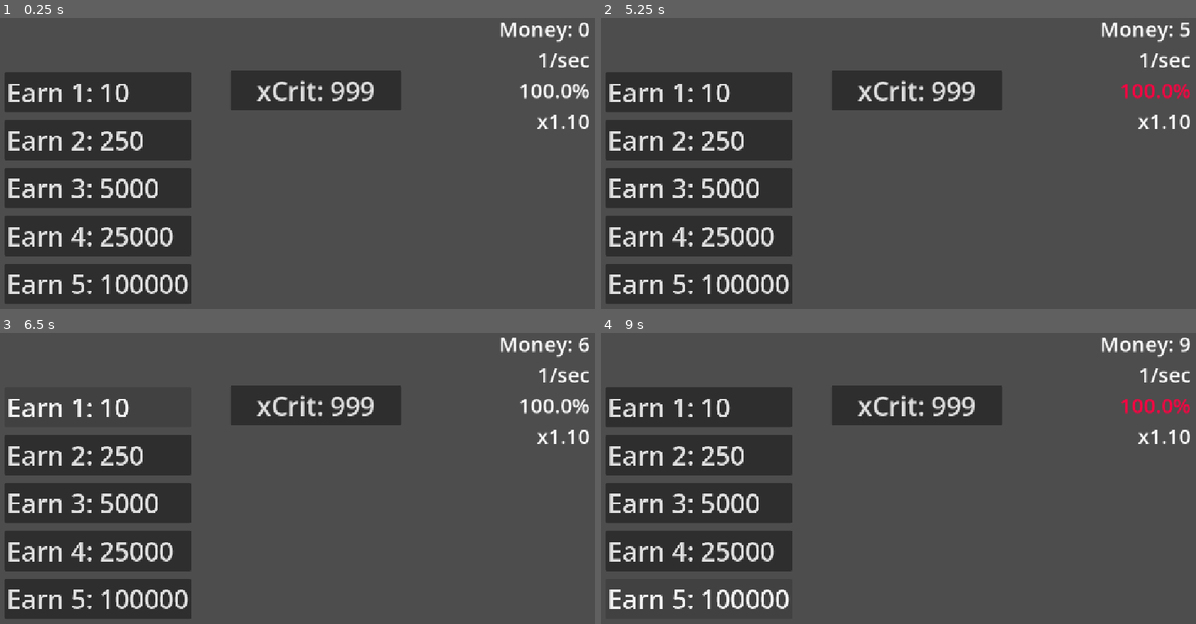
Above: before the commit, frames 1-4 (two rows, left to right).
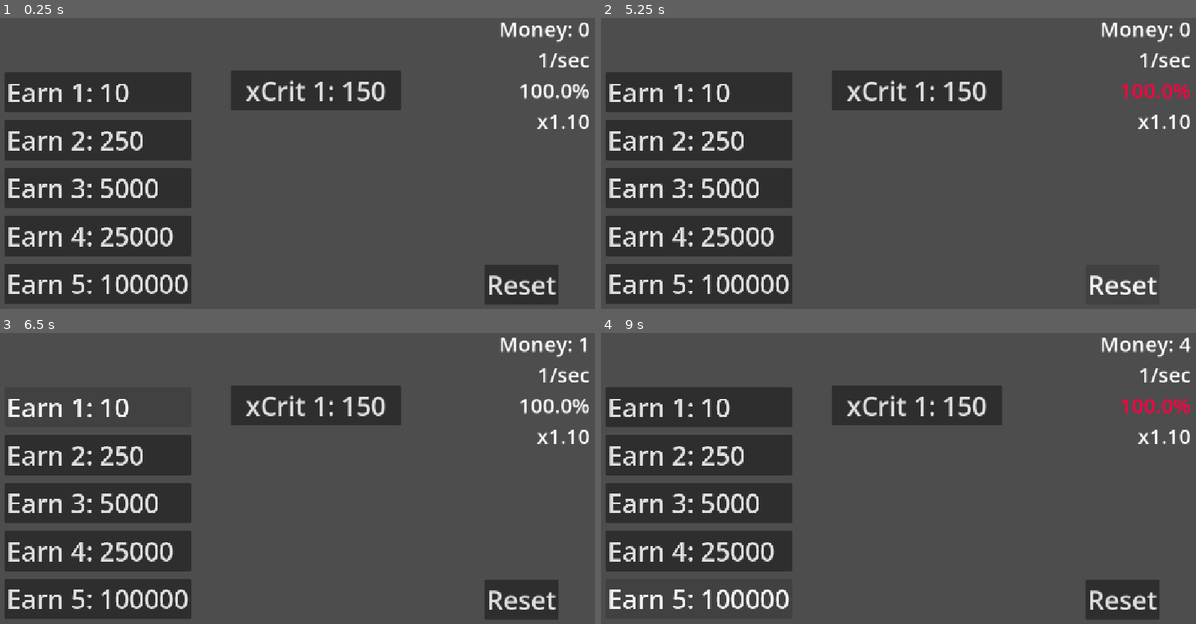
Above: after the commit, the same moments.

Repository: artemagant/Incremental
Game: Godot game, scene res://Scenes/Main/main.tscn
The game is run twice, just before and just after one commit, with the same random seed, the same clock (stepped at 60 frames per second) and the same inputs.
Inputs (mouse positions are in pixels of both pictures, inside the frame that each line leads up to):
- Up to frame 1 (0.25 s): no input
- Up to frame 2 (5.25 s): click "Earn 1: 10" at 0.5 s; click "Earn 2: 250" at 1.25 s; click "Earn 3: 5000" at 2 s; click "Earn 4: 25000" at 2.75 s; click "Earn 5: 100000" at 3.5 s; click "xCrit: 999" (after the commit: "xCrit 1: 150") at 4.25 s; click (1124, 285) at 5 s, where only the run after the commit has a clickable "Reset"
- Up to frame 3 (6.5 s): click "Earn 1: 10" at 5.75 s
- Up to frame 4 (9 s): click "Earn 2: 250" at 6.5 s; click "Earn 3: 5000" at 7.25 s; click "Earn 4: 25000" at 8 s; click "Earn 5: 100000" at 8.75 s

The runs differ from the first frame. In frame 1, 2.5% of the frame differs, in the area x 41-94%, y 21-99%; in frame 2, 1.3%; in frame 3, 2.5%; in frame 4, 2.6%, in the area x 41-100%, y 1-99%.

Commit message:
Add Crit system. Add reset button

Diff:
--- a/incremental/Data.gd
+++ b/incremental/Data.gd
@@ -2,11 +2,13 @@
 
 var game_data := {
 	"balance": 0,
-	"Upgrade_earn_1": 0,
-	"Upgrade_earn_2": 0,
-	"Upgrade_earn_3": 0,
-	"Upgrade_earn_4": 0,
-	"Upgrade_earn_5": 0,
+	"Earn_1": 0,
+	"Earn_2": 0,
+	"Earn_3": 0,
+	"Earn_4": 0,
+	"Earn_5": 0,
+
+	"xCrit_1": 0,
 }
 
 var duplicate_game_data := game_data.duplicate(true)
--- a/incremental/Scenes/Main/main.gd
+++ b/incremental/Scenes/Main/main.gd
@@ -1,9 +1,12 @@
 extends Node2D
 
 # TODO: new_upgrade_upgrade (earn upgrades need increase where power every level, that wote in 8 line
+# TODO: more content
 
-#func _process(_delta: float) -> void:
-	#print()
+func print_game_data():
+	print(JSON.stringify(Data.game_data, "\t"))
+	await get_tree().create_timer(0.5).timeout
+	print_game_data()
 
 var upgrades_upgrades := [10, 25, 50, 100]
 
@@ -19,18 +22,37 @@
 
 @onready var timer_beatwen_earning:Timer = $Timer_Beatwen_Earning
 
-
+func reset():
+	Data.reset_data()
+	earn_per_second = 1.0
+	crit_chance = 1.0
+	crit_mult = 1.1
+	balance = 0
+	for upgrade in $Upgrades_Earn.get_children():
+		upgrade.level = 0
+		upgrade.cost = upgrade.defoult_cost
+		upgrade.text = "%s %s: %s" %[upgrade.button_label, upgrade.number, int(upgrade.cost)]
+	for upgrade in $Upgrade_Crit.get_children():
+		upgrade.level = 0
+		upgrade.cost = upgrade.defoult_cost
+		upgrade.text = "%s %s: %s" %[upgrade.button_label, upgrade.number, int(upgrade.cost)]
+	update_counters()
 func _ready() -> void:
+	print_game_data()
 	Data.load_data()
-	Data.reset_data()
 	balance = Data.game_data.balance
-	setup_upgrades_earn()
+	_setup()
 	update_counters()
 	start_earning()
+func _setup():
+	setup_upgrades_earn()
+	setup_upgrades_crit_mult()
 var setup = false
-func setup_upgrades_earn():
+var setup_crit = false
+func setup_upgrades_earn() -> void:
 	if setup:
-		return
+		for upgrade in $Upgrades_Earn.get_children():
+			upgrade.pressed.disconnect(buy_upgrade_earn)
 	var temp_balance = balance
 	balance = 0
 	for upgrade in $Upgrades_Earn.get_children():
@@ -40,22 +62,43 @@
 	balance = temp_balance
 	temp_balance = 0
 	setup = true
+func setup_upgrades_crit_mult() -> void:
+	if setup_crit:
+		for upgrade in $Upgrade_Crit.get_children():
+			upgrade.pressed.disconnect(buy_upgrade_crit_mult)
+	var temp_balance = balance
+	balance = 0
+	for upgrade in $Upgrade_Crit.get_children():
+		load_crit_mult_upgrades(upgrade)
+		buy_upgrade_crit_mult(upgrade)
+		upgrade.pressed.connect(buy_upgrade_crit_mult.bind(upgrade))
+	balance = temp_balance
+	temp_balance = 0
+	setup_crit = true
 
 
-func new_upgrade_upgrade(_upgrade: Upgrade_Earn_Class):
+func new_upgrade_upgrade(_upgrade: Upgrade_Earn_Class) -> void:
 	pass
 
-func load_earn_upgrades(upgrade: Upgrade_Earn_Class):
-	var key = "Upgrade_earn_%s" %upgrade.number
+func load_earn_upgrades(upgrade: Upgrade_Earn_Class) -> void:
+	var key = "Earn_%s" %upgrade.number
 	for level in range(Data.game_data[key]):
 		earn_per_second += upgrade.earn
 		upgrade.total_earn += upgrade.earn
 		upgrade.level += 1
 		upgrade.cost *= upgrade.cost_mult
-		upgrade.text = "%s %s: %s" %[upgrade.button_label, upgrade.number, int(upgrade.cost)]
+	upgrade.text = "%s %s: %s" %[upgrade.button_label, upgrade.number, int(upgrade.cost)]
+	update_counters()
+func load_crit_mult_upgrades(upgrade: Upgrade_Crit_Mult_Class) -> void:
+	var key = "xCrit_%s" %upgrade.number
+	for level in range(Data.game_data[key]):
+		crit_mult += upgrade.crit_mult_plus
+		upgrade.level += 1
+		upgrade.cost *= upgrade.cost_mult
+	upgrade.text = "%s %s: %s" %[upgrade.button_label, upgrade.number, int(upgrade.cost)]
 	update_counters()
 
-func crit_effect(target: Label, to_color: Color, start_color: Color):
+func crit_effect(target: Label, to_color: Color, start_color: Color) -> void:
 	target.modulate = to_color
 	await get_tree().create_timer(0.3).timeout
 	target.modulate = start_color
@@ -84,18 +127,32 @@
 	start_earning()
 
 
+func upgrades_cost(upgrade: Upgrades_Class) -> void:
+	balance -= int(upgrade.cost)
+	Data.game_data.balance = balance
+	upgrade.level += 1
+	upgrade.cost *= upgrade.cost_mult
+	upgrade.text = "%s %s: %s" %[upgrade.button_label, upgrade.number, int(upgrade.cost)]
+	var key = "%s_%s" %[upgrade.button_label, upgrade.number]
+	Data.game_data[key] = upgrade.level
+	Data.save_data()
+	update_counters()
 func buy_upgrade_earn(upgrade: Upgrade_Earn_Class) -> void:
 	if balance >= int(upgrade.cost) and upgrade.level < upgrade.max_level:
 		earn_per_second += upgrade.earn
 		upgrade.total_earn += upgrade.earn
-		balance -= int(upgrade.cost)
-		Data.game_data.balance = balance
-		upgrade.level += 1
-		upgrade.cost *= upgrade.cost_mult
-		upgrade.text = "%s %s: %s" %[upgrade.button_label, upgrade.number, int(upgrade.cost)]
-		var key = "Upgrade_earn_%s" %upgrade.number
-		Data.game_data[key] = upgrade.level
-		Data.save_data()
-		update_counters()
+		upgrades_cost(upgrade)
 	else:
-		upgrade.text = "%s %s: %s" %[upgrade.button_label, upgrade.number, int(upgrade.cost)]
+		if balance < int(upgrade.cost):
+			upgrade.text = "%s %s: %s" %[upgrade.button_label, upgrade.number, int(upgrade.cost)]
+	if upgrade.level >= upgrade.max_level:
+		upgrade.text = "%s %s: %s" %[upgrade.button_label, upgrade.number, "Max"]
+func buy_upgrade_crit_mult(upgrade: Upgrade_Crit_Mult_Class) -> void:
+	if balance >= int(upgrade.cost) and upgrade.level < upgrade.max_level:
+		crit_mult += upgrade.crit_mult_plus
+		upgrades_cost(upgrade)
+	else:
+		if balance < int(upgrade.cost):
+			upgrade.text = "%s %s: %s" %[upgrade.button_label, upgrade.number, int(upgrade.cost)]
+	if upgrade.level >= upgrade.max_level:
+		upgrade.text = "%s %s: %s" %[upgrade.button_label, upgrade.number, "Max"]
--- a/incremental/Scenes/Main/main.tscn
+++ b/incremental/Scenes/Main/main.tscn
@@ -36,11 +36,12 @@
 theme_override_font_sizes/font_size = 50
 text = "Upgrade: 999"
 alignment = 0
-earn = 2
+earn = 3
 max_level = 50
 cost = 10.0
 cost_mult = 1.1
 number = 1
+defoult_cost = 10
 
 [node name="Button_Upgrade_2" parent="Upgrades_Earn" unique_id=502105022 instance=ExtResource("2_lixft")]
 texture_filter = 1
@@ -49,11 +50,12 @@
 theme_override_font_sizes/font_size = 50
 text = "Upgrade: 999"
 alignment = 0
-earn = 30
-max_level = 50
+earn = 50
+max_level = 25
 cost = 250.0
 cost_mult = 1.1
 number = 2
+defoult_cost = 250
 
 [node name="Button_Upgrade_3" parent="Upgrades_Earn" unique_id=1492891381 instance=ExtResource("2_lixft")]
 texture_filter = 1
@@ -62,11 +64,12 @@
 theme_override_font_sizes/font_size = 50
 text = "Upgrade: 999"
 alignment = 0
-earn = 90
-max_level = 50
+earn = 125
+max_level = 20
 cost = 5000.0
 cost_mult = 1.1
 number = 3
+defoult_cost = 5000
 
 [node name="Button_Upgrade_4" parent="Upgrades_Earn" unique_id=976049518 instance=ExtResource("2_lixft")]
 texture_filter = 1
@@ -75,11 +78,12 @@
 theme_override_font_sizes/font_size = 50
 text = "Upgrade: 999"
 alignment = 0
-earn = 150
-max_level = 50
+earn = 350
+max_level = 10
 cost = 25000.0
 cost_mult = 1.1
 number = 4
+defoult_cost = 25000
 
 [node name="Button_Upgrade_5" parent="Upgrades_Earn" unique_id=225392917 instance=ExtResource("2_lixft")]
 texture_filter = 1
@@ -88,11 +92,12 @@
 theme_override_font_sizes/font_size = 50
 text = "Upgrade: 999"
 alignment = 0
-earn = 500
-max_level = 50
+earn = 1000
+max_level = 5
 cost = 100000.0
 cost_mult = 1.2
 number = 5
+defoult_cost = 100000
 
 [node name="Upgrade_Crit" type="VBoxContainer" parent="." unique_id=1686305966]
 offset_left = 447.0
@@ -106,11 +111,12 @@
 theme_override_font_sizes/font_size = 50
 text = "xCrit: 999"
 script = ExtResource("3_qw60k")
-crit_mult_plus = 1.5
-max_level = 10
-cost = 500.0
+crit_mult_plus = 0.05
+max_level = 5
+cost = 150.0
 cost_mult = 2.5
 number = 1
+defoult_cost = 150
 metadata/_custom_type_script = "uid://d4n32f1itqr7s"
 
 [node name="Stats" type="VBoxContainer" parent="." unique_id=884706331]
@@ -142,3 +148,13 @@
 text = "x11.5"
 label_settings = SubResource("LabelSettings_qw60k")
 horizontal_alignment = 2
+
+[node name="Reset_Button" type="Button" parent="." unique_id=1399302571]
+offset_left = 934.0
+offset_top = 497.0
+offset_right = 1076.0
+offset_bottom = 574.0
+theme_override_font_sizes/font_size = 50
+text = "Reset"
+
+[connection signal="pressed" from="Reset_Button" to="." method="reset"]
--- a/incremental/Scenes/Upgrades Classes/upgrades_class.gd
+++ b/incremental/Scenes/Upgrades Classes/upgrades_class.gd
@@ -6,3 +6,4 @@
 @export var cost_mult: float = 0
 @export var number: = 0
 var level := 0
+@export var defoult_cost = 0
